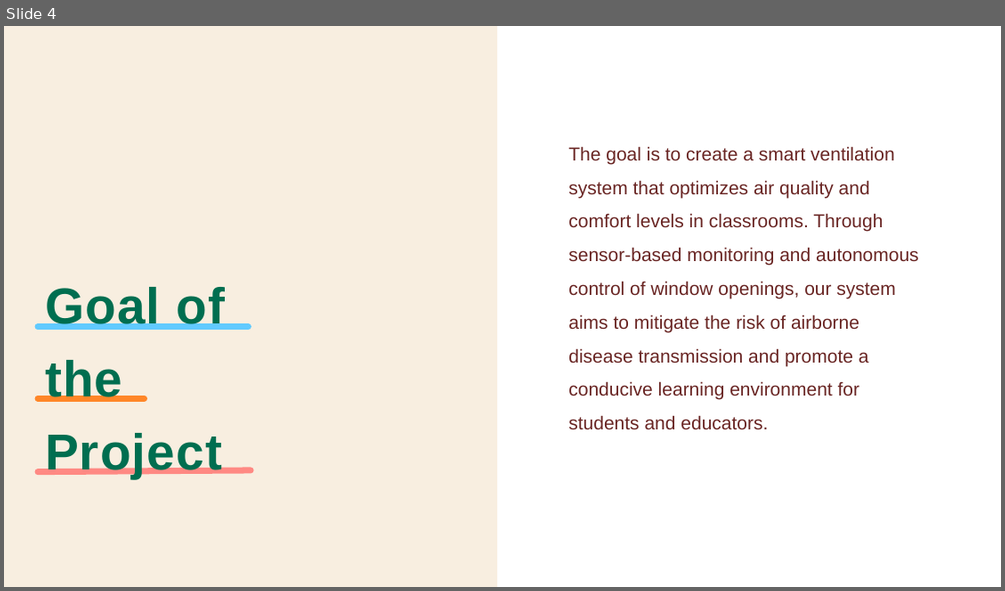
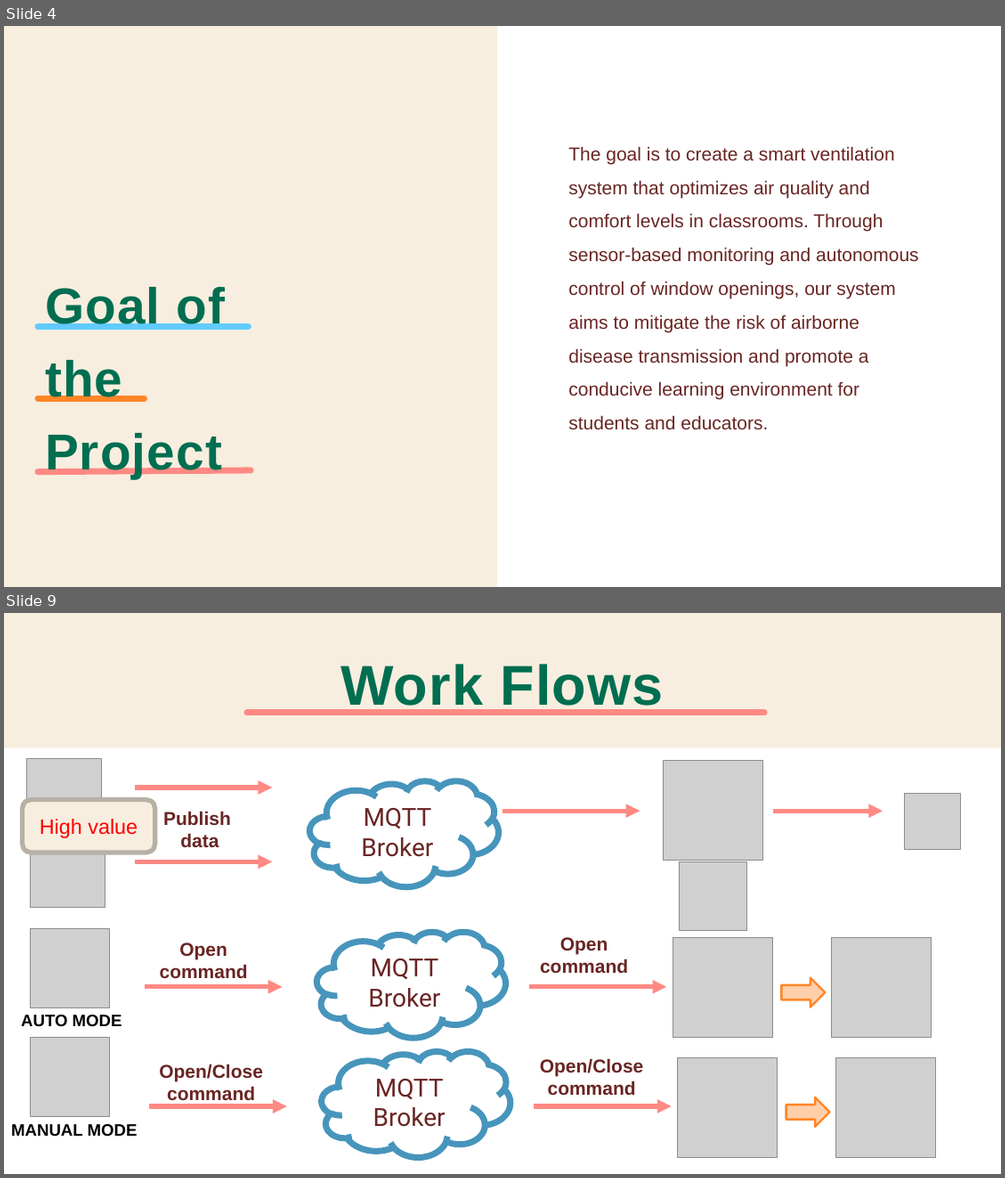
Before and after one commit to hadarasher/IOT_SMART_HOME, a slide deck: PureAir presentation.pptx. Shown one above the other, each under a label of ours: slide 4 before the commit, slides 4 and 9 after it; the slides between them are not shown. The pictures are 1005x591 and 1005x1178 pixels, drawn with LibreOffice and Linux fonts; fonts in the diff are those of the drawing; grey boxes stand for pictures. Boxes give left, top, right and bottom in pixels: in the first picture for what was removed or moved away, otherwise in the second. Text is boxed around its words. In the diff, an @@ line names an element or a change of style, - is before the commit and + after.

```diff
--- a/PureAir presentation.pptx
+++ b/PureAir presentation.pptx
@@ slide 9 added at (x1=4, y1=613, x2=1001, y2=1174), background #FFFFFF @@
@@ rectangle added at (x1=4, y1=613, x2=1001, y2=748), fill #F8EEE0 @@
@@ title added at (x1=340, y1=664, x2=663, y2=715), 54 pt, text #006E50, bold @@
+Work Flows
@@ line added from (247, 713) to (764, 713), #FF8983 6 pt @@
@@ picture added at (x1=27, y1=758, x2=102, y2=833) @@
@@ picture added at (x1=663, y1=761, x2=762, y2=860) @@
@@ arrow added from (134, 787) to (273, 787), #FF8983 4.5 pt @@
@@ cloud added at (x1=310, y1=780, x2=498, y2=887), outline #4895BD 6 pt, 24 pt, text #692523 @@
+MQTT
+Broker
@@ picture added at (x1=905, y1=793, x2=960, y2=849) @@
@@ rounded rectangle added at (x1=22, y1=800, x2=155, y2=853), fill #F8EEE0, outline #B7B0A6 4.5 pt, 20 pt, text #FF0000 @@
+High value
@@ text added at (x1=163, y1=811, x2=231, y2=847), 18 pt, text #692523, bold @@
+Publish
+data
@@ arrow added from (502, 811) to (639, 811), #FF8983 4.5 pt @@
@@ arrow added from (773, 811) to (882, 811), #FF8983 4.5 pt @@
@@ picture added at (x1=30, y1=832, x2=105, y2=907) @@
@@ arrow added from (134, 862) to (273, 862), #FF8983 4.5 pt @@
@@ picture added at (x1=679, y1=862, x2=746, y2=930) @@
@@ picture added at (x1=30, y1=929, x2=109, y2=1008) @@
@@ cloud added at (x1=316, y1=932, x2=505, y2=1038), outline #4895BD 6 pt, 24 pt, text #692523 @@
+MQTT
+Broker
@@ text added at (x1=160, y1=942, x2=248, y2=978), 18 pt, text #692523, bold @@
+Open command
@@ text added at (x1=540, y1=937, x2=628, y2=973), 18 pt, text #692523, bold @@
+Open command
@@ picture added at (x1=672, y1=938, x2=772, y2=1037) @@
@@ picture added at (x1=831, y1=938, x2=930, y2=1037) @@
@@ right arrow added at (x1=781, y1=978, x2=825, y2=1007), fill #FFCFA9, outline #FF8628 2 pt @@
@@ arrow added from (145, 987) to (283, 987), #FF8983 4.5 pt @@
@@ arrow added from (529, 987) to (666, 987), #FF8983 4.5 pt @@
@@ text added at (x1=21, y1=1014, x2=122, y2=1027), 16 pt, text #000000, bold @@
+AUTO MODE
@@ picture added at (x1=30, y1=1038, x2=109, y2=1117) @@
@@ text added at (x1=159, y1=1063, x2=263, y2=1104), 18 pt, text #692523, bold @@
+Open/Close command
@@ cloud added at (x1=322, y1=1051, x2=510, y2=1158), outline #4895BD 6 pt, 24 pt, text #692523 @@
+MQTT
+Broker
@@ text added at (x1=540, y1=1058, x2=644, y2=1094), 18 pt, text #692523, bold @@
+Open/Close command
@@ picture added at (x1=678, y1=1057, x2=777, y2=1157) @@
@@ picture added at (x1=835, y1=1057, x2=935, y2=1157) @@
@@ arrow added from (149, 1107) to (287, 1107), #FF8983 4.5 pt @@
@@ arrow added from (534, 1107) to (671, 1107), #FF8983 4.5 pt @@
@@ right arrow added at (x1=786, y1=1097, x2=830, y2=1127), fill #FFCFA9, outline #FF8628 2 pt @@
@@ text added at (x1=11, y1=1124, x2=138, y2=1136), 16 pt, text #000000, bold @@
+MANUAL MODE
```
Also in this commit, not shown: 5 slides changed, 1 other slide added, 1 slide removed, 3 other files.
